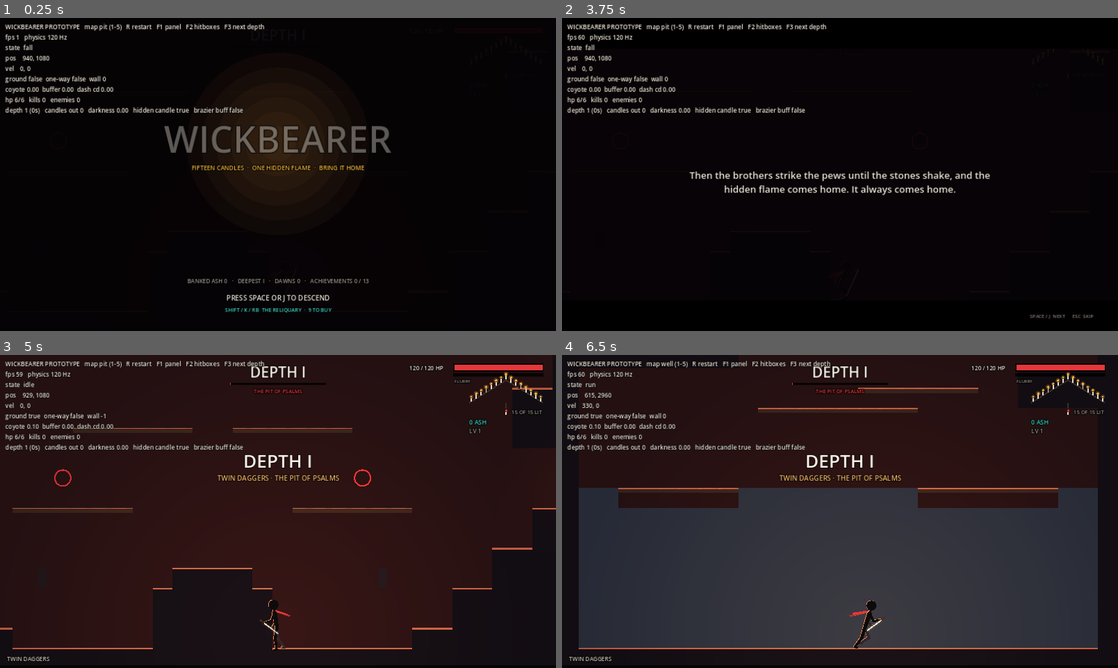
Above: before the commit, frames 1-4 (two rows, left to right).
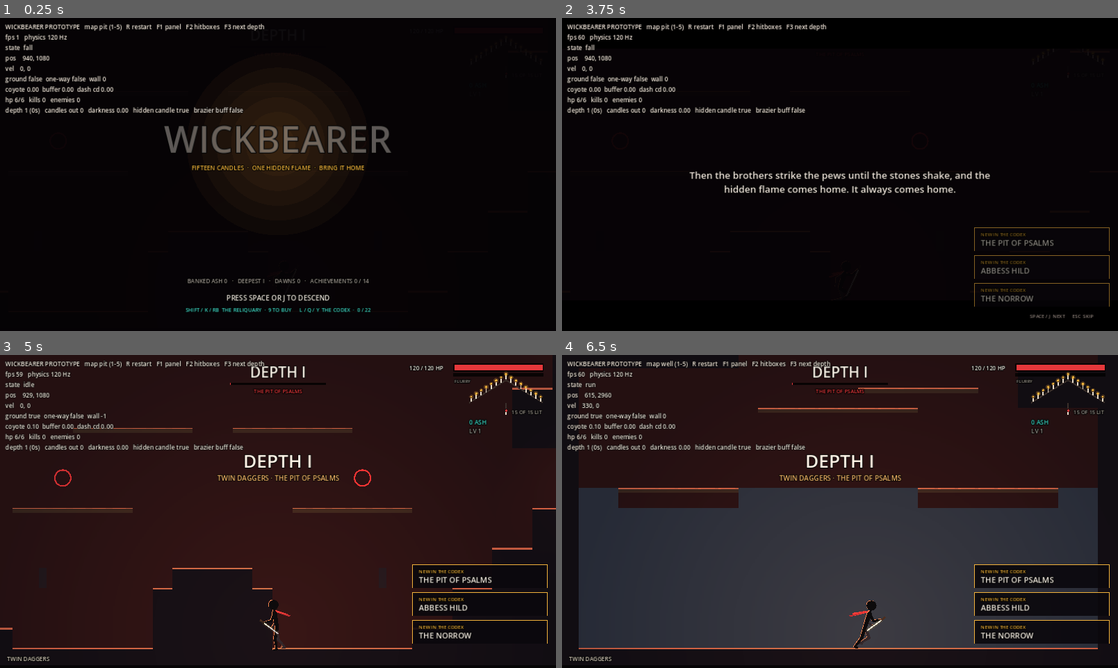
Above: after the commit, the same moments.

Repository: grrts/tenebrae
Game: Godot game, scene res://main.tscn
Two runs of this game, one before a commit and one after it. Both use one fixed random seed, a clock stepped at 60 frames per second and the inputs below.
Inputs:
- Up to frame 1 (0.25 s): no input
- Up to frame 2 (3.75 s): tap Enter at 0.5 s; hold D (right) 0.53-1.28 s; tap K (dash) at 0.6, 1.55, 2.1, 3.05 s; tap Space (jump) at 0.77, 1.07, 1.52, 1.82, 2.75, 3.02, 3.32 s; hold S (down) 1.28-2.03 s; tap J (attack) at 1.35 s; hold D (right) 2.03-2.78 s; hold W (up) 2.78-3.53 s; tap M at 2.85 s; hold A (left) from 3.53 s (still down); tap R at 3.6 s
- Up to frame 3 (5 s): keep holding A (left); tap Space (jump) at 3.77, 4.07, 4.52, 4.82 s; tap K (dash) at 3.8, 4.55 s; tap Escape (pause) at 4.15 s; tap 1 at 4.35 s; tap L (skill) at 4.9 s
- Up to frame 4 (6.5 s): release A (left) at 5.03 s; hold S (down) 5.03-5.78 s; tap 2 at 5.1 s; tap K (dash) at 5.3, 6.05 s; tap Enter at 5.75 s; hold D (right) from 5.78 s (still down); tap 3 at 5.85 s; tap Space (jump) at 6.02, 6.32 s

The runs differ from the first frame. In frame 1, 0.3% of the frame differs, in the area x 33-67%, y 83-95%; in frame 2, 0.7%; in frame 3, 2.1%; in frame 4, 5.0%, in the area x 64-99%, y 42-93%.

Commit message:
The Codex: 22 lore pages unlocked by play, readable from the title screen
Co-Authored-By: Claude Opus 5.5 <noreply@anthropic.com>
Claude-Session: https://claude.ai/code/session_01BJ7jmPXkpNQ8p4uAxaCYVo

Diff:
--- a/src/achievements.gd
+++ b/src/achievements.gd
@@ -17,4 +17,5 @@
 	{"id": "LAMPLIGHTER", "name": "Lamplighter", "desc": "Relight 10 braziers in one run."},
 	{"id": "RELIQUARY", "name": "Keeper of Relics", "desc": "Buy everything in the Reliquary."},
 	{"id": "ELITE_HUNTER", "name": "Gold in the Ash", "desc": "Defeat 25 elite enemies."},
+	{"id": "CODEX", "name": "Every Story Told", "desc": "Fill every page of the Codex."},
 ]
--- /dev/null
+++ b/src/codex.gd
@@ -0,0 +1,67 @@
+class_name Codex
+extends RefCounted
+## Lore entries for the Codex on the title screen. Each one unlocks the first
+## time something happens in play: Game.learn(id) records it and shows a toast.
+## Plain data, like RunData and Story.
+
+const LORE := "LORE"
+const PLACE := "PLACE"
+const FOE := "FOE"
+const BOSS := "BOSS"
+
+const ENTRIES := [
+	{"id": "norrow", "cat": LORE, "name": "THE NORROW",
+		"text": "A country of fjords and long winters, where the sun once forgot to rise for forty days. Ever since, the Abbey has kept a vigil of candles through the darkest month, and the Norrow has never forgotten what the dark is like."},
+	{"id": "hild", "cat": LORE, "name": "ABBESS HILD",
+		"text": "Keeper of the Abbey and maker of wicks. She braids them from the burnt-out ends of three hundred winters of candles. Each one walks where light cannot, and each one she sends down, she waits for."},
+	{"id": "hush", "cat": LORE, "name": "THE HUSH",
+		"text": "The dark below the Abbey is not empty. It listens. Every candle that goes out lets it listen a little closer. When the fifteenth falls, the Hush begins to speak."},
+	{"id": "strepitus", "cat": LORE, "name": "THE STREPITUS",
+		"text": "The great noise at the end of the vigil. The brothers strike the pews until the stones shake, and the hidden flame comes home. Down here the noise has another meaning: something old has noticed you."},
+	{"id": "umber", "cat": LORE, "name": "THE FIRST WICK",
+		"text": "Before the Saint, there was a wick named Umber. For three hundred winters he carried the hidden flame into the dark and back. No one ever met him at the door. One winter he stopped coming back."},
+	{"id": "dawn", "cat": LORE, "name": "THE DAWN",
+		"text": "The flame came home, and someone was waiting at the door. The sun rose over the Norrow on the forty-first day. Far below, the Hush turned over in its sleep. It will wake again."},
+
+	{"id": "place_0", "cat": PLACE, "name": "THE PIT OF PSALMS",
+		"text": "The Abbey's oldest crypt, where the brothers who sang too loud were buried with their mouths sewn shut. The chains on the walls were meant for the dead. Some of them still pull."},
+	{"id": "place_1", "cat": PLACE, "name": "THE DROWNED WELL",
+		"text": "A cistern that swallowed a fleet. Rurik's longships still drift in the black water, their oars rising and falling for a crew that never stopped rowing."},
+	{"id": "place_2", "cat": PLACE, "name": "THE BLADEWORKS",
+		"text": "The forge where the Norrow's swords were made, until the forge started making smiths instead. The anvils still ring when no one strikes them."},
+	{"id": "place_3", "cat": PLACE, "name": "THE HOLLOW THRONE",
+		"text": "The bottom of the world, where the last candle burns. Umber built a throne from everything the dark ever took. He sits in it and waits for someone to come and take it back."},
+
+	{"id": "foe_0", "cat": FOE, "name": "HOLLOW",
+		"text": "Pilgrims who came down to pray and stayed too long. The dark wore away everything but the shape of a person, and the habit of walking toward light."},
+	{"id": "foe_1", "cat": FOE, "name": "GLOOMWING",
+		"text": "Bats of soot and silence that roost in the vaults. They do not see you. They hear the small crackle of your flame and dive for it."},
+	{"id": "foe_2", "cat": FOE, "name": "BRUTE",
+		"text": "Bell-ringers, once. They hauled the great bells for a lifetime, and their arms remember. Stand clear when one raises its fists."},
+	{"id": "foe_3", "cat": FOE, "name": "HEXER",
+		"text": "Brothers who learned the dark's own prayers. They throw them back at the light in slow, burning words. Close the distance and they forget their verses."},
+	{"id": "foe_4", "cat": FOE, "name": "DROWNED",
+		"text": "Rurik's oarsmen, still in their mail. They crouch in the shallows and leap at anything warm, as if it were the shore they never reached."},
+	{"id": "foe_5", "cat": FOE, "name": "FORGED",
+		"text": "Smiths the Bladeworks remade in iron. They hurl the blades they were made to finish, and every one comes back hot."},
+	{"id": "foe_6", "cat": FOE, "name": "SNUFFER",
+		"text": "Umber's own servants, made to put out candles. They step through shadow and close in on the flame. Every vigil has a snuffer. This one has many."},
+	{"id": "elite", "cat": FOE, "name": "THE MARKED",
+		"text": "Some of the dark's creatures burn with a stolen spark: swift, shielded or ready to burst. They carry three times the ash, and they know it."},
+
+	{"id": "boss_0", "cat": BOSS, "name": "THE CHAIN WARDEN",
+		"text": "Jailer of the Pit for a hundred winters. Umber promised him the chains would come off if he guarded the way down. They came off when you broke them."},
+	{"id": "boss_1", "cat": BOSS, "name": "THE HOLLOW KING",
+		"text": "Rurik Sea-Wolf came to plunder the dark and stayed to rule it. The crown Umber gave him was heavier than the sea. He knew what the Saint was, and told you with his last breath."},
+	{"id": "boss_2", "cat": BOSS, "name": "THE ASHEN JARL",
+		"text": "Jarl Sigvald fed himself to the forge so he would never die in his bed. He got his endless war. He wanted only one good death to end it, and you gave him one worth a song."},
+	{"id": "boss_3", "cat": BOSS, "name": "SAINT UMBER",
+		"text": "The first wick, the Candle-Eater, the Saint of the Hollow Throne. He was not cruel. He was only tired of coming home to an empty door."},
+]
+
+
+static func find(id: String) -> Dictionary:
+	for e in ENTRIES:
+		if e.id == id:
+			return e
+	return {}
--- a/src/hud.gd
+++ b/src/hud.gd
@@ -21,6 +21,8 @@
 var title_screen = null
 # the Reliquary, opened from the title screen: {pick, t, msg, msg_t}
 var reliquary = null
+# the Codex screen over the title: {pick, t}
+var codex = null
 # achievement toasts: [{name, t}]
 var toasts: Array = []
 var hp_show := 1.0
@@ -97,10 +99,14 @@
 	toasts = toasts.filter(func(tst): return tst.t < 4.0)
 	if title_screen != null and reliquary != null:
 		_step_reliquary(dt)
+	elif title_screen != null and codex != null:
+		_step_codex(dt)
 	elif title_screen != null:
 		title_screen.t += dt
 		if title_screen.t > 0.4 and Input.is_action_just_pressed("dash"):
 			reliquary = {"pick": 0, "t": 0.0, "msg": "", "msg_t": 0.0}
+		if title_screen.t > 0.4 and Input.is_action_just_pressed("skill"):
+			codex = {"pick": 0, "t": 0.0}
 		if Input.is_action_just_pressed("left"):
 			game.vigil = maxi(0, game.vigil - 1)
 		if Input.is_action_just_pressed("right"):
@@ -208,6 +214,8 @@
 		_paint_title(vp)
 		if reliquary != null:
 			_paint_reliquary(vp)
+		elif codex != null:
+			_paint_codex(vp)
 	elif scene != null:
 		_paint_scene(vp)
 	elif menu != null:
@@ -220,7 +228,7 @@
 		var r := Rect2(vp.x - 330, vp.y - 110 - i * 64, 310, 54)
 		canvas.draw_rect(r, Color(0.04, 0.03, 0.05, 0.9 * a))
 		canvas.draw_rect(r, Color(0.95, 0.7, 0.23, a), false, 1.5)
-		_text("ACHIEVEMENT", r.position + Vector2(14, 20), 11, Color(0.95, 0.7, 0.23, a))
+		_text(tst.get("head", "ACHIEVEMENT"), r.position + Vector2(14, 20), 11, Color(0.95, 0.7, 0.23, a))
 		_text(tst.name, r.position + Vector2(14, 42), 18, Color(0.95, 0.92, 0.88, a))
 	if flash_t > 0:
 		canvas.draw_rect(Rect2(Vector2.ZERO, vp), Color(flash_col, clampf(flash_t * 4, 0, 1) * 0.85))
@@ -244,7 +252,56 @@
 	var blink := 0.5 + 0.5 * sin(t * 4)
 	_text("PRESS SPACE OR J TO DESCEND", Vector2(mid.x, vp.y - 70), 16, Color(0.95, 0.92, 0.88, 0.4 + 0.6 * blink), true)
 	var open := RunData.RELICS.filter(func(r): return not r.id in game.relics).size()
-	_text("SHIFT / K / RB  THE RELIQUARY  ·  %d TO BUY" % open if open > 0 else "THE RELIQUARY IS COMPLETE", Vector2(mid.x, vp.y - 44), 12, Color("#3fd6c4"), true)
+	var rq := "SHIFT / K / RB  THE RELIQUARY  ·  %d TO BUY" % open if open > 0 else "THE RELIQUARY IS COMPLETE"
+	var cx := "L / Q / Y  THE CODEX  ·  %d / %d" % [game.codex.size(), Codex.ENTRIES.size()]
+	_text(rq + "      " + cx, Vector2(mid.x, vp.y - 44), 12, Color("#3fd6c4"), true)
+
+
+func _step_codex(dt: float) -> void:
+	var c: Dictionary = codex
+	c.t += dt
+	var n := Codex.ENTRIES.size()
+	if Input.is_action_just_pressed("up"):
+		c.pick = (c.pick + n - 1) % n
+	if Input.is_action_just_pressed("down"):
+		c.pick = (c.pick + 1) % n
+	if c.t > 0.25 and (Input.is_action_just_pressed("dash") or Input.is_action_just_pressed("pause") or Input.is_action_just_pressed("skill")):
+		codex = null
+
+
+func _paint_codex(vp: Vector2) -> void:
+	var c: Dictionary = codex
+	canvas.draw_rect(Rect2(Vector2.ZERO, vp), Color(0.02, 0.01, 0.02, 0.95))
+	var mid := vp / 2
+	_text("THE CODEX", Vector2(mid.x, 70), 40, Color("#f3ebe0"), true)
+	_text("%d OF %d PAGES  ·  EVERYTHING THE DARK HAS SHOWN YOU" % [game.codex.size(), Codex.ENTRIES.size()], Vector2(mid.x, 96), 13, Color("#3fd6c4"), true)
+	var cols := {Codex.LORE: Color("#f2b43a"), Codex.PLACE: Color("#3fd6c4"), Codex.FOE: Color("#e5383b"), Codex.BOSS: Color("#b44dff")}
+	var x0 := mid.x - 440
+	var rows := 14
+	var top := clampi(c.pick - rows / 2, 0, maxi(0, Codex.ENTRIES.size() - rows))
+	for j in mini(rows, Codex.ENTRIES.size()):
+		var i := top + j
+		var e: Dictionary = Codex.ENTRIES[i]
+		var y := 124.0 + j * 30
+		var known: bool = e.id in game.codex
+		if i == c.pick:
+			canvas.draw_rect(Rect2(x0, y, 300, 26), Color(0.08, 0.06, 0.09, 1))
+			canvas.draw_rect(Rect2(x0, y, 300, 26), Color("#f2b43a"), false, 2)
+		_text(e.cat, Vector2(x0 + 10, y + 17), 9, cols[e.cat])
+		_text(e.name if known else "? ? ?", Vector2(x0 + 64, y + 18), 14, Color("#f3ebe0") if known else Color(0.4, 0.37, 0.35))
+	var sel: Dictionary = Codex.ENTRIES[c.pick]
+	var bx := x0 + 330
+	canvas.draw_rect(Rect2(bx, 124, 550, 400), Color(0.05, 0.04, 0.06, 1))
+	if sel.id in game.codex:
+		_text(sel.name, Vector2(bx + 24, 164), 24, cols[sel.cat])
+		var y2 := 200.0
+		for line in _wrap(sel.text, 500, 16):
+			_text(line, Vector2(bx + 24, y2), 16, Color(0.85, 0.8, 0.76))
+			y2 += 24
+	else:
+		_text("This page is still dark.", Vector2(bx + 24, 164), 18, Color(0.5, 0.46, 0.43))
+		_text("Keep descending.", Vector2(bx + 24, 192), 14, Color(0.4, 0.37, 0.35))
+	_text("UP / DOWN  CHOOSE      SHIFT / ESC  BACK", Vector2(mid.x, vp.y - 30), 12, Color(0.55, 0.5, 0.47), true)
 
 
 func _step_reliquary(dt: float) -> void:
--- a/src/main.gd
+++ b/src/main.gd
@@ -58,6 +58,8 @@
 var sets_done: Array[String] = []
 var unlocked_vigil := 0
 var achieved: Array = []
+# Codex entry ids unlocked by play (see Codex)
+var codex: Array = []
 var relics: Array = []
 var skill_meter := 0.0 ## 0..1, full = the weapon skill is ready
 var skill_hit := false ## true while a skill's own hits land, so they don't refill the meter
@@ -216,6 +218,9 @@
 					use_skill()
 				print("smoke test: all weapon skills fired")
 				hud.open_title(_smoke_title_ok)
+				# the Codex paints over the title during the map sweep
+				hud.codex = {"pick": Codex.ENTRIES.size() - 1, "t": 0.0}
+				print("smoke test: codex %d / %d" % [codex.size(), Codex.ENTRIES.size()])
 		3:
 			# every arena loads and runs briefly
 			smoke_p_t += dt
@@ -429,6 +434,9 @@
 
 
 func _weapon_draw() -> void:
+	learn("norrow")
+	learn("hild")
+	learn("place_0")
 	var pool := RunData.WEAPONS.keys().filter(func(k): return not RunData.WEAPONS[k].get("locked", false) or k in relics)
 	pool.shuffle()
 	var opts := []
@@ -484,6 +492,22 @@
 	f.close()
 	if smoke:
 		print("smoke test: run logged, won %s, depth %d" % [won, depth])
+
+
+## Unlocks a Codex entry once and shows a toast.
+func learn(id: String) -> void:
+	if id in codex:
+		return
+	var e := Codex.find(id)
+	if e.is_empty():
+		return
+	codex.append(id)
+	_save_meta()
+	hud.toasts.append({"name": e.name, "head": "NEW IN THE CODEX", "t": 0.0})
+	if codex.size() >= Codex.ENTRIES.size():
+		unlock("CODEX")
+	if smoke:
+		print("smoke test: codex %s" % id)
 
 
 ## Buys relic i from the Reliquary if the bank allows. Returns true on a purchase.
@@ -660,6 +684,7 @@
 		best_depth = cfg.get_value("meta", "best_depth", 0)
 		wins = cfg.get_value("meta", "wins", 0)
 		achieved = cfg.get_value("achievements", "unlocked", [])
+		codex = cfg.get_value("meta", "codex", [])
 		relics = cfg.get_value("meta", "relics", [])
 		if earned >= 400 and not "sickle" in relics:
 			# saves from before the Reliquary unlocked the sickle at 400 earned
@@ -683,6 +708,7 @@
 	cfg.set_value("meta", "best_depth", best_depth)
 	cfg.set_value("meta", "wins", wins)
 	cfg.set_value("achievements", "unlocked", achieved)
+	cfg.set_value("meta", "codex", codex)
 	cfg.set_value("meta", "relics", relics)
 	cfg.set_value("achievements", "elite_kills", elite_kills)
 	cfg.set_value("options", "shake", opt_shake)
@@ -787,12 +813,14 @@
 	else:
 		var sub: String = {2: "GLOOMWINGS JOIN", 3: "HEXERS APPEAR", 6: "BRUTES APPEAR"}.get(depth, "%d OF 15 STILL LIT" % (15 - candles_out()))
 		hud.show_banner("DEPTH %s · A CANDLE GOES OUT" % roman(depth), sub)
+		learn("hush")
 
 
 func _enter_chapter() -> void:
 	story_hold = false
 	var ch: Dictionary = Story.CHAPTERS[chapter()]
 	_load_arena(ch.map)
+	learn("place_%d" % chapter())
 	hud.show_banner("DEPTH %s" % roman(depth), ch.name, 2.2)
 
 
@@ -813,6 +841,7 @@
 	boss.reset_physics_interpolation()
 	enemies.append(boss)
 	boss_untouched = true
+	learn("strepitus")
 	shake(0.7, 18)
 	hitstop = 0.15
 	hud.show_banner("DEPTH %s · STREPITUS" % roman(depth), "%s DESCENDS" % boss.boss_name, 2.4)
@@ -820,6 +849,9 @@
 
 ## After a boss: its last words, then the merchant. After Saint Umber: the finale and the dawn.
 func _after_boss(ch: int) -> void:
+	learn("boss_%d" % ch)
+	if ch == 1:
+		learn("umber")
 	if "ember_flask" in relics:
 		heal(1)
 	if ch == 3:
@@ -830,6 +862,7 @@
 
 func _victory() -> void:
 	won = true
+	learn("dawn")
 	unlock("DAWN")
 	if hidden_candle and vigil < 3:
 		unlock("DAWN_UNAIDED")
@@ -1002,7 +1035,10 @@
 		fx.burst(e.position + Vector2(0, -28), 18, Color("#0a0a0d"), 260)
 		e.visible = false
 		_drop_wax(e.position + Vector2(0, -28), 26 if e == boss else (4 if e.kind == Enemy.Kind.BRUTE else 2) * (3 if e.elite != "" else 1))
+		if e != boss:
+			learn("foe_%d" % e.kind)
 		if e.elite != "":
+			learn("elite")
 			elite_kills += 1
 			if elite_kills >= 25:
 				unlock("ELITE_HUNTER")
